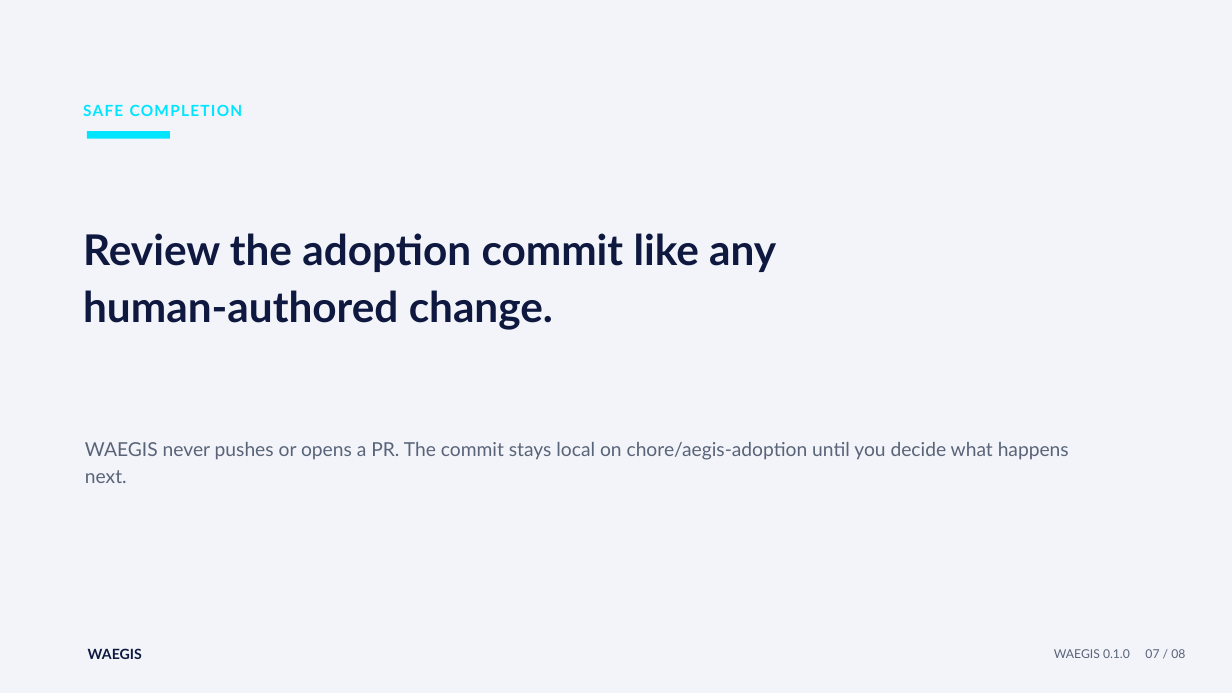
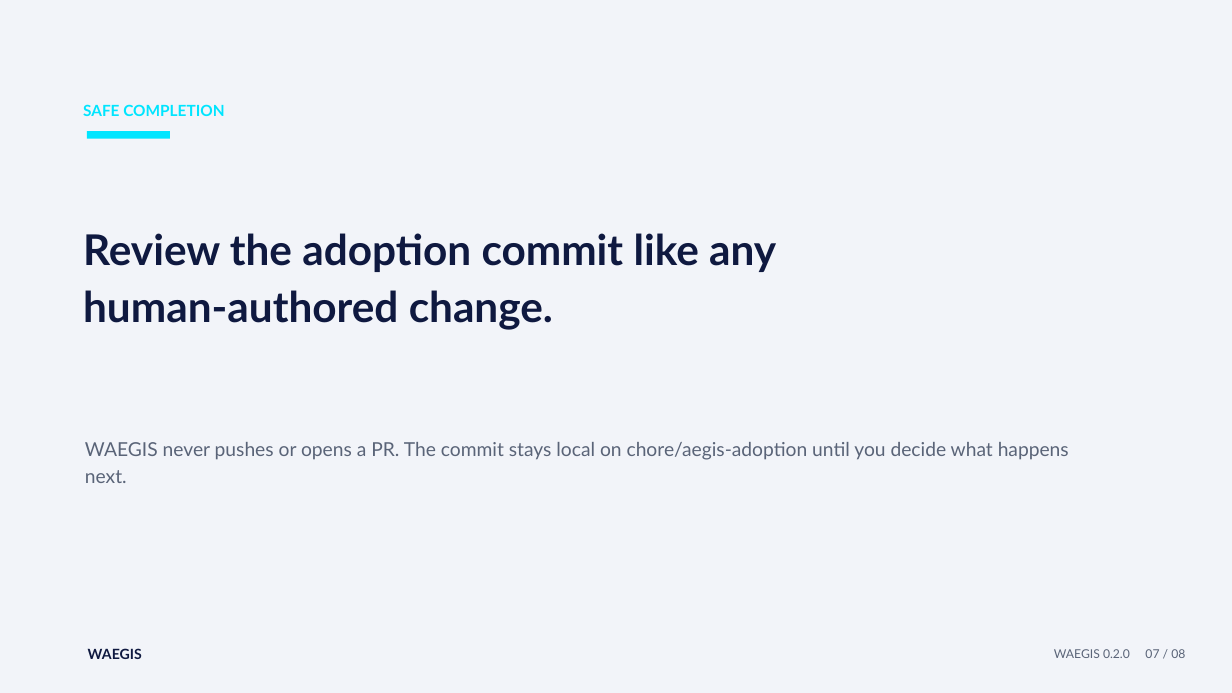
Before and after one commit to DDP-Engineering/Agentic_Engineering_Governance_Integrity_System, a slide deck: slide 7 of 06_SoftwareDocu/WAEGIS_01_Setup_And_First_Adoption.pptx. Drawn at 1232x693 pixels with LibreOffice and Linux fonts; fonts in the diff are those of the drawing. Boxes give left, top, right and bottom in pixels: in the first picture for what was removed or moved away, otherwise in the second. Text is boxed around its words. In the diff, an @@ line names an element or a change of style, - is before the commit and + after.

```diff
--- a/06_SoftwareDocu/WAEGIS_01_Setup_And_First_Adoption.pptx
+++ b/06_SoftwareDocu/WAEGIS_01_Setup_And_First_Adoption.pptx
@@ text "SAFE COMPLETION" at (83,104,224,116): letter spacing 1 to 0 pt @@
@@ text at (1054,649,1185,658): text changed @@
-WAEGIS 0.1.0 07 / 08
+WAEGIS 0.2.0 07 / 08
```
Also in this commit, not shown: 7 other slides changed, 4 other files.
